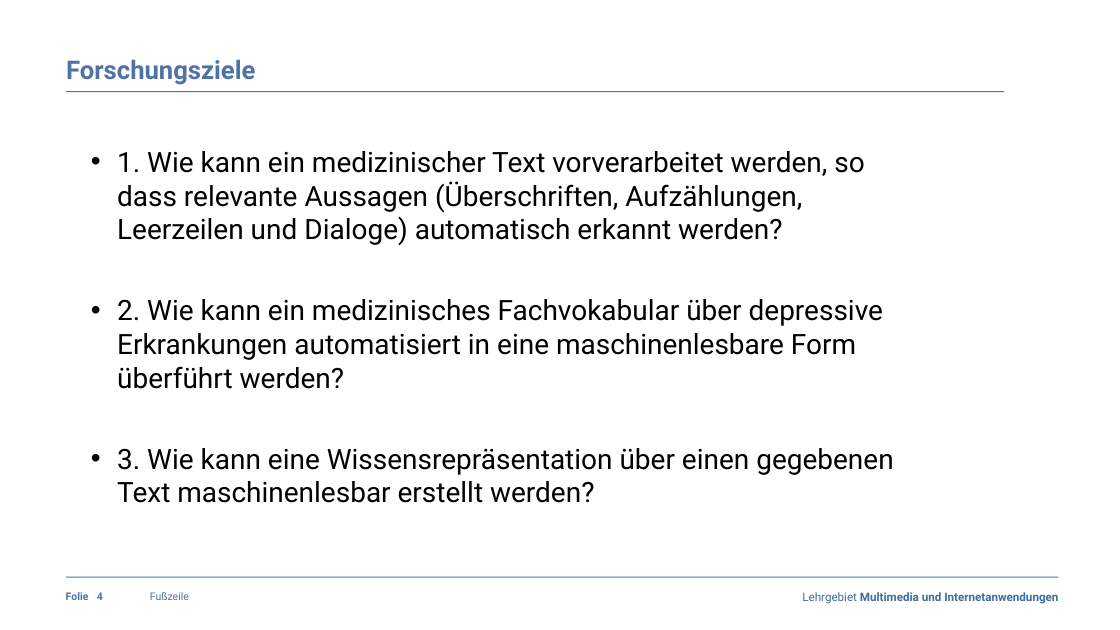
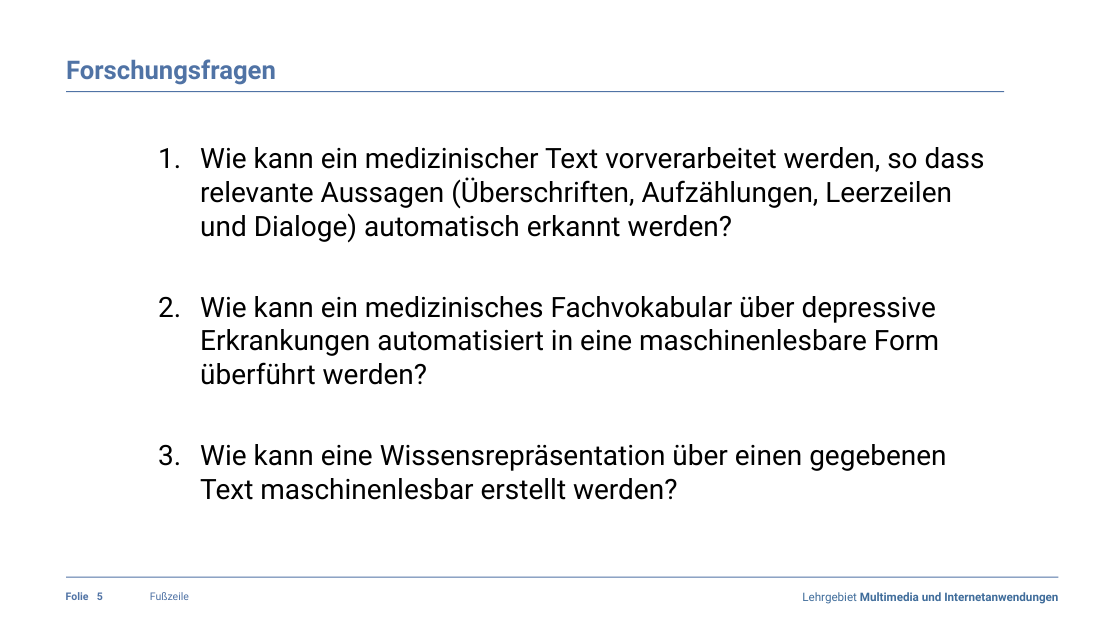
Before and after one commit to claraja/NLP_63458_WS22, a slide deck: slide 5 of Praesentation/Praesentation_Fachpraktikum_MedExtractor_Gruppe5.pptx (slide 4 before the commit). Drawn at 1120x630 pixels with LibreOffice and Linux fonts; fonts in the diff are those of the drawing; background and template pictures are left out. Boxes give left, top, right and bottom in pixels: in the first picture for what was removed or moved away, otherwise in the second. Text is boxed around its words. In the diff, an @@ line names an element or a change of style, - is before the commit and + after.

```diff
--- a/Praesentation/Praesentation_Fachpraktikum_MedExtractor_Gruppe5.pptx
+++ b/Praesentation/Praesentation_Fachpraktikum_MedExtractor_Gruppe5.pptx
@@ text at [66,59,276,85]: text changed @@
-Forschungsziele
+Forschungsfragen
@@ text at [200,147,985,500]: text changed @@
-• 1. Wie kann ein medizinischer Text vorverarbeitet werden, so dass relevante Aussagen (Überschriften, Aufzählungen, Leerzeilen und Dialoge) automatisch erkannt werden?
-• 2. Wie kann ein medizinisches Fachvokabular über depressive Erkrankungen automatisiert in eine maschinenlesbare Form überführt werden?
-• 3. Wie kann eine Wissensrepräsentation über einen gegebenen Text maschinenlesbar erstellt werden?
+1. Wie kann ein medizinischer Text vorverarbeitet werden, so dass relevante Aussagen (Überschriften, Aufzählungen, Leerzeilen und Dialoge) automatisch erkannt werden?
+2. Wie kann ein medizinisches Fachvokabular über depressive Erkrankungen automatisiert in eine maschinenlesbare Form überführt werden?
+3. Wie kann eine Wissensrepräsentation über einen gegebenen Text maschinenlesbar erstellt werden?
@@ page number at [97,592,103,600]: text changed @@
-4
+5
```
Also in this commit, not shown: 5 other slides changed, 2 slides added, 1 other file.
